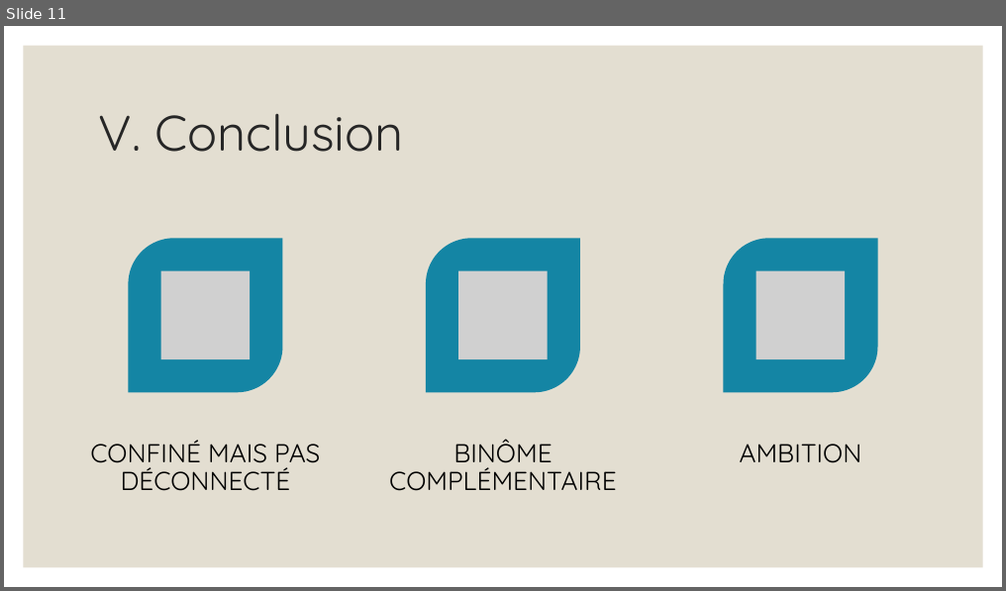
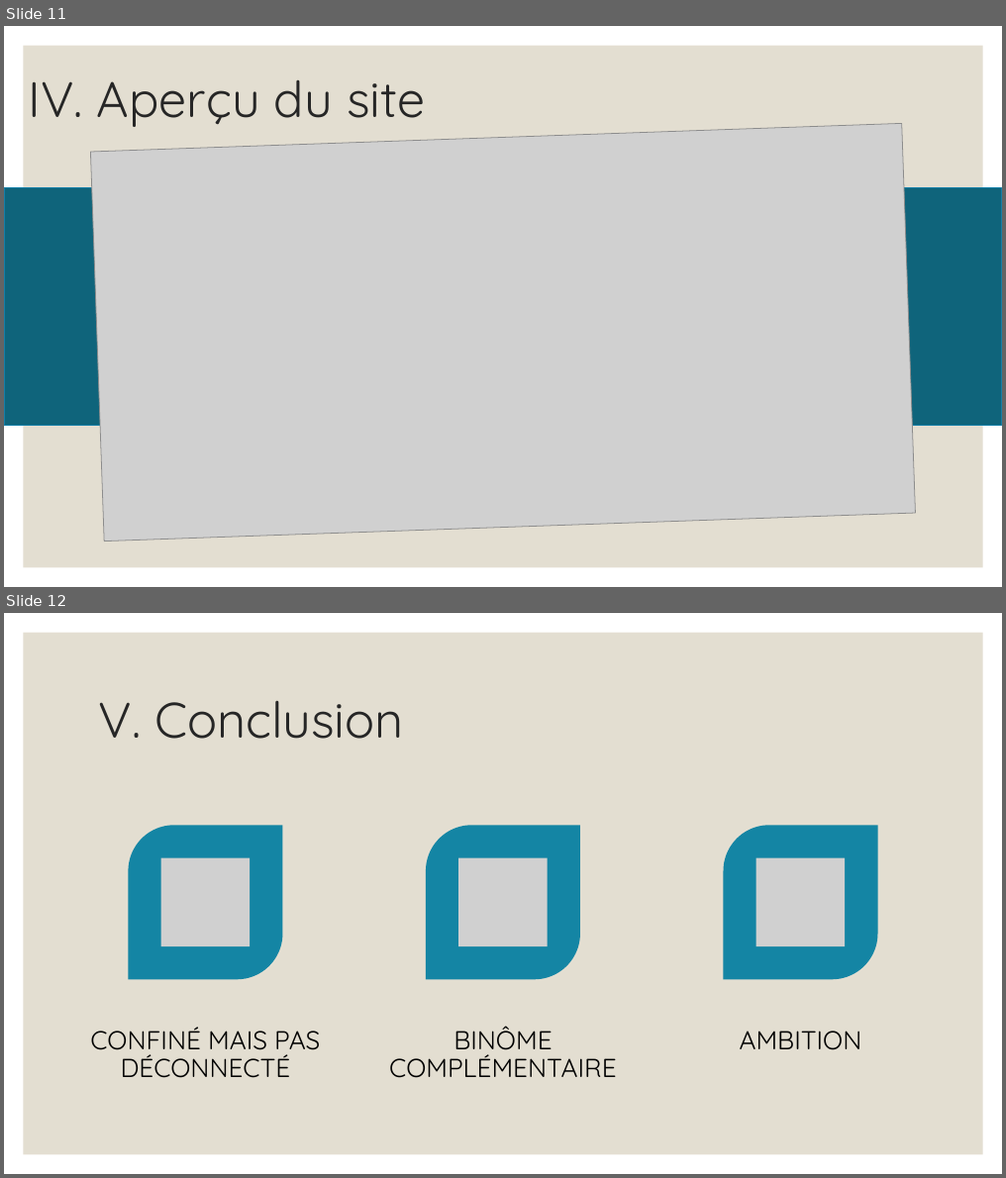
Before and after one commit to AdrienLEIB/projet_dev_logiciel, a slide deck: FNOOK.pptm. Shown one above the other, each under a label of ours: slide 11 before the commit, slides 11 and 12 after it. The pictures are 1006x591 and 1006x1178 pixels, drawn with LibreOffice and Linux fonts; fonts in the diff are those of the drawing; grey boxes stand for pictures. Boxes give left, top, right and bottom in pixels: in the first picture for what was removed or moved away, otherwise in the second. Text is boxed around its words. In the diff, an @@ line names an element or a change of style, - is before the commit and + after.

Commit message:
tuaslechoixdavoirlechoix

```diff
--- a/FNOOK.pptm
+++ b/FNOOK.pptm
@@ slide 11 added at box(4, 26, 1002, 587), background #FFFFFF; not listed: 1 template element that a slide beside it also shows @@
@@ text added at box(29, 80, 425, 127), 48 pt, text #262626 @@
+IV. Aperçu du site
@@ picture added at box(90, 123, 915, 542) @@
@@ rectangle added at box(4, 187, 1002, 425), fill #0F647B, outline #1580A9 1 pt @@
@@ what was slide 11 is now slide 12 @@
```
